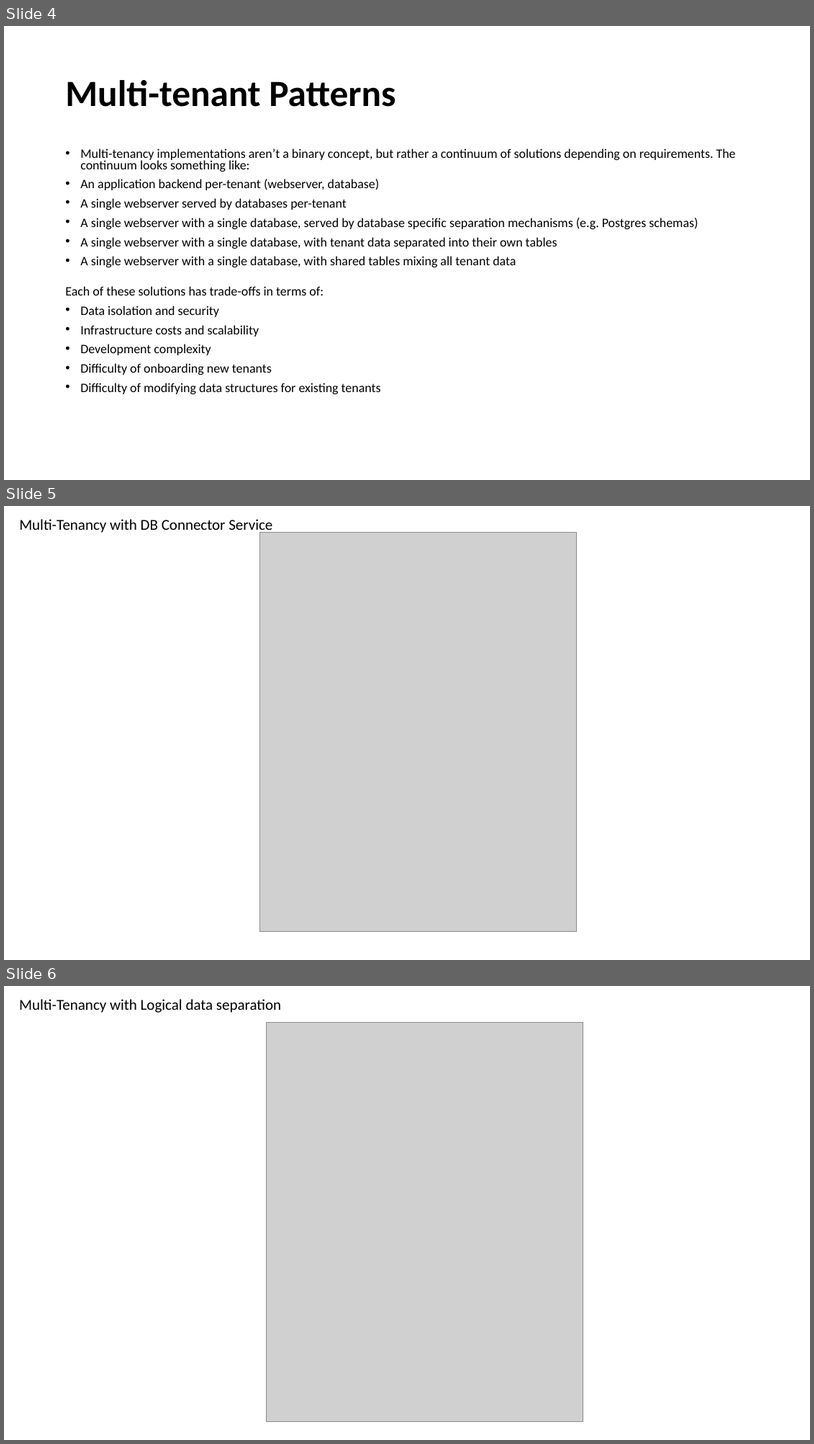
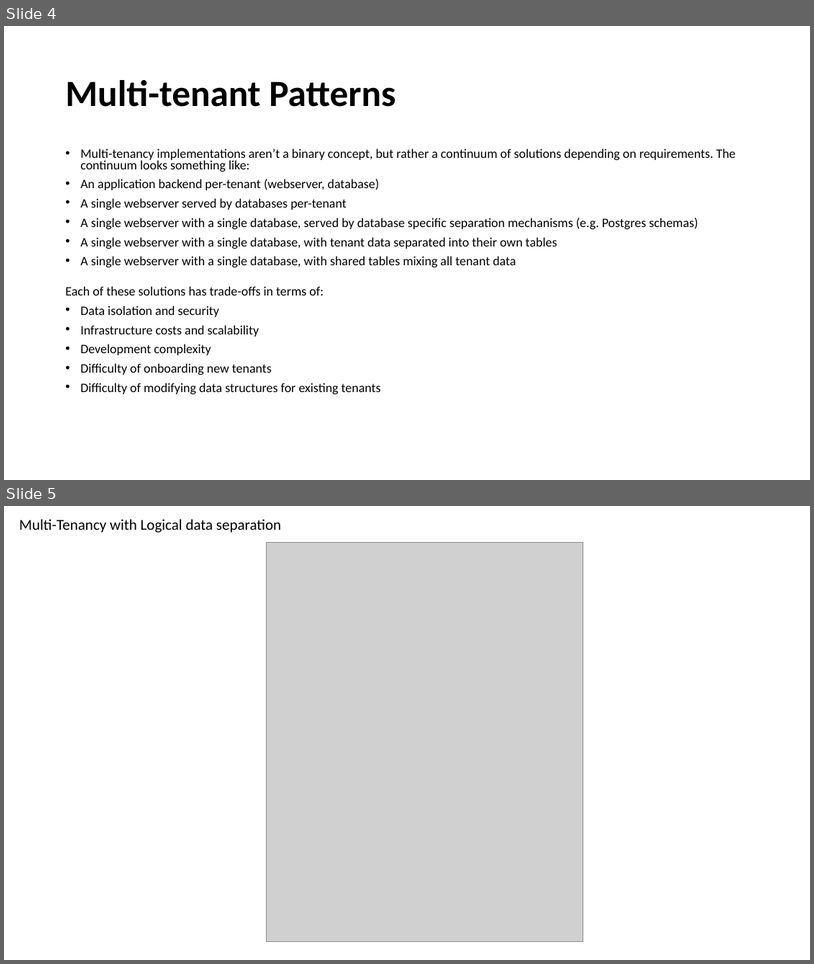
Before and after one commit to Sandeep821/Multi-Tenant-React-App, a slide deck: docs/MultiTenant App.pptx. Shown one above the other, each under a label of ours: slides 4, 5 and 6 before the commit, slides 4 and 5 after it. The pictures are 814x1444 and 814x964 pixels, drawn with LibreOffice and Linux fonts; fonts in the diff are those of the drawing; grey boxes stand for pictures. Boxes give left, top, right and bottom in pixels: in the first picture for what was removed or moved away, otherwise in the second. Text is boxed around its words. In the diff, an @@ line names an element or a change of style, - is before the commit and + after.

```diff
--- a/docs/MultiTenant App.pptx
+++ b/docs/MultiTenant App.pptx
@@ slide 5 removed at (x1=4, y1=506, x2=810, y2=960), background #FFFFFF @@
@@ text removed at (x1=19, y1=519, x2=273, y2=535) @@
-Multi-Tenancy with DB Connector Service
@@ picture removed at (x1=260, y1=532, x2=577, y2=931) @@
@@ what was slide 6 is now slide 5 @@
```
Also in this commit, not shown: 1 slide added, 5 other files.
